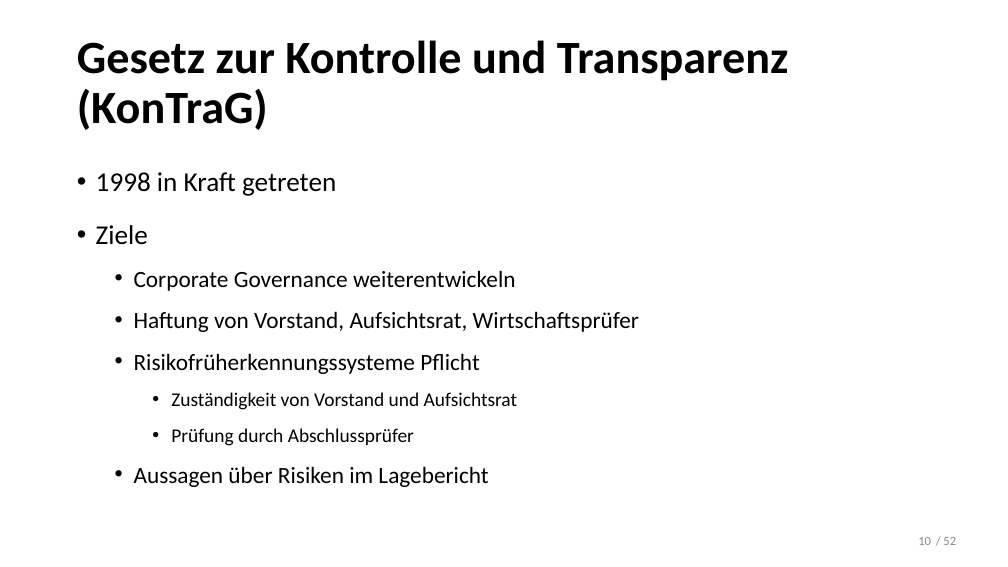
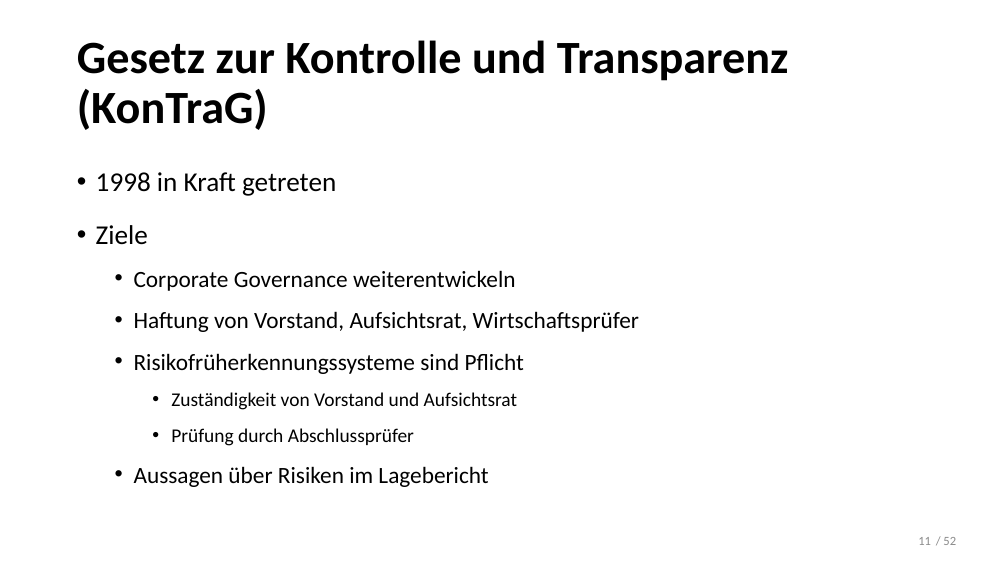
Before and after one commit to LennartDuemke/Sicherheit, a slide deck: slide 11 of Risikomanagement.pptx (slide 10 before the commit). Drawn at 1008x567 pixels with LibreOffice and Linux fonts; fonts in the diff are those of the drawing. Boxes give left, top, right and bottom in pixels: in the first picture for what was removed or moved away, otherwise in the second. Text is boxed around its words. In the diff, an @@ line names an element or a change of style, - is before the commit and + after.

```diff
--- a/Risikomanagement.pptx
+++ b/Risikomanagement.pptx
@@ text at <box>134,353,524,374</box>: text changed @@
-  • Risikofrüherkennungssysteme Pflicht
+  • Risikofrüherkennungssysteme sind Pflicht
@@ page number at <box>918,537,931,545</box>: text changed @@
-10
+11
```
Also in this commit, not shown: 7 other slides changed, 2 slides added, 1 other file.
